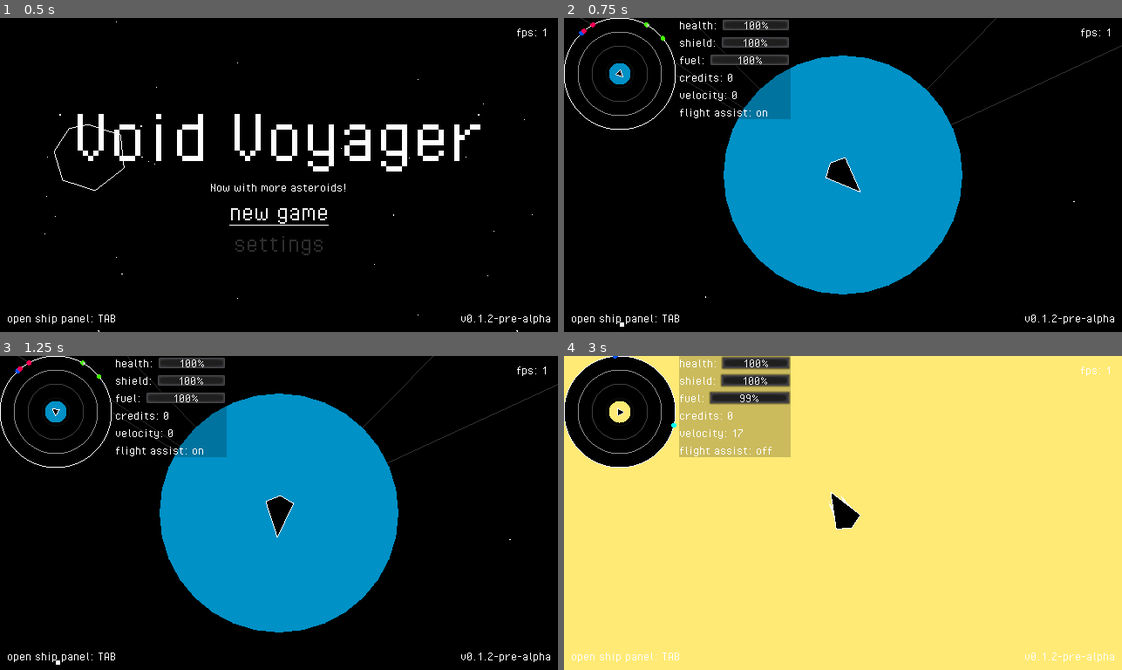
Above: before the commit, frames 1-4 (two rows, left to right).
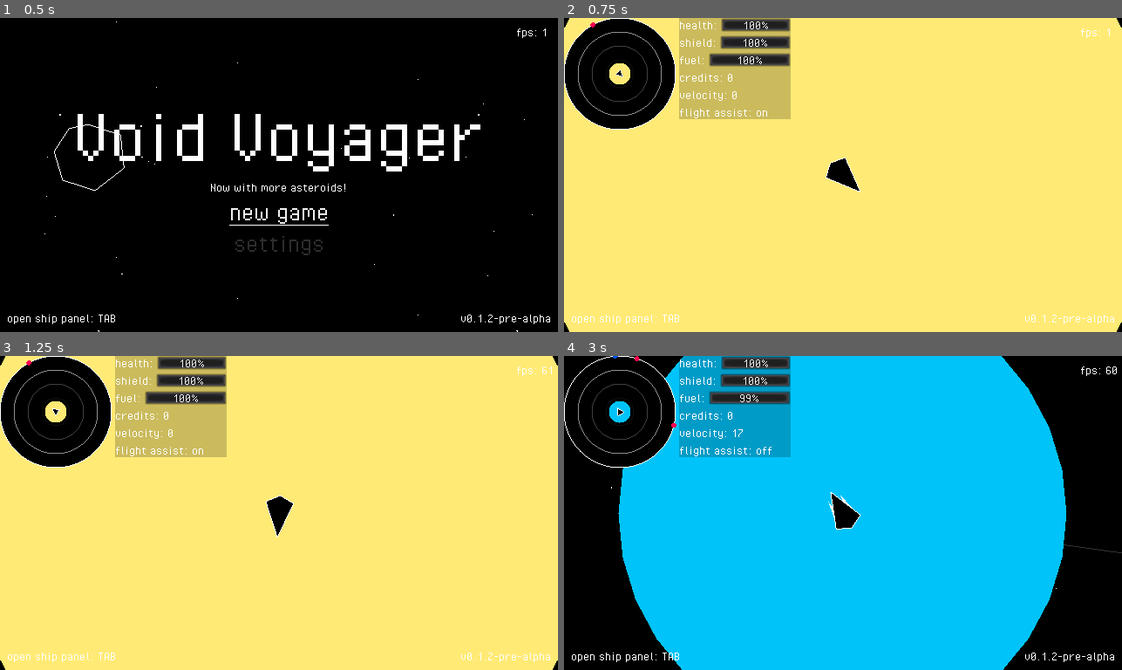
Above: after the commit, the same moments.

Repository: fossqueen/void-voyager-old
Game: Godot game, scene res://main.tscn
Same seed, same stepped clock (60 frames per second), same inputs: the game is played once before the commit and once after it.
Inputs (mouse positions are in pixels of both pictures, inside the frame that each line leads up to):
- Up to frame 1 (0.5 s): no input
- Up to frame 2 (0.75 s): click "new game" at 0.5 s
- Up to frame 3 (1.25 s): no input
- Up to frame 4 (3 s): move the mouse to (843, 513) at 1.27 s; hold D (thrust_right) 1.28-2.03 s; click (843, 513) at 1.35 s; move the mouse to (731, 528) at 2.02 s; hold S (thrust_backward) 2.03-2.78 s; tap Space (flight_assist) at 2.1 s; move the mouse to (898, 443) at 2.77 s; hold D (thrust_right) from 2.78 s (still down); tap J (hyperspace) at 2.85 s

Frame 1 is identical in both runs. In frame 2, 92% of the frame differs, in the area x 0-100%, y 0-100%; in frame 3, 92%; in frame 4, 92%.

Commit message:
Asteroids no longer scale with planets. Tweaked distance values

Diff:
--- a/galaxy/galaxy-generator.gd
+++ b/galaxy/galaxy-generator.gd
@@ -25,11 +25,11 @@
 
 func generate_object(usable_mass: float, planet_name: String, distance: float) -> Dictionary:
 	var mass: float = rand_range(OBJECT_MASS_MIN, OBJECT_MASS_MAX)
-	var radius: float = rand_range(128.00, 512.00)
+	var radius: float = rand_range(128.00, 1024.00)
 	var rings: bool
 	var moons: bool
 	var moon_type: int = 1
-	var moon_distance = rand_range(1500, 2500)
+	var moon_distance = radius * 4
 	var body_distance = distance
 	var type = "Terrestrial" if mass > 256.00 else "Black Hole" if mass > 2000.00 and radius < 132.00 else "Gas Giant"
 	var random_sub_type = int(rand_range(0, 100))
@@ -74,8 +74,8 @@
 	usable_mass -= core_mass
 	var object_ids = []
 	var objects = {}
-	var min_distance = 6000
-	var max_distance = 8000
+	var min_distance = 8000
+	var max_distance = 10000
 	var previous_distance = 0
 	var random_distance
 	while usable_mass  > 0:
--- a/planet/planet-controller.gd
+++ b/planet/planet-controller.gd
@@ -18,24 +18,26 @@
 var center: Vector2 = Vector2(0, 0)
 var color: Color = Color(1, 1, 1, 0.1)
 
-# on ready
-func _ready():
+
+func _ready() -> void:
 	$Body.position.x = distance
 	$Body.scale = Vector2(radius / 512, radius / 512)
 	$Body/GravityField.gravity = radius / 5.22
 
+
 func _enter_tree():
 	Global.planets.append(self)
+
 
 func _exit_tree():
 	Global.planets.erase(self)
 
-# draw guides
-func _draw():
+
+func _draw() -> void:
 	draw_arc(center, distance, 0, deg2rad(360), 256, color)
 	draw_line(center, Vector2(distance, 0), Color(1, 1, 1, 0.2), 1, false)
 
-# physics process
-func _physics_process(delta):
-	rotation += (0.005 + int(1000.0 / int(distance))) * delta
+
+func _physics_process(delta) -> void:
+	rotation += (0.0005 + int(1000.0 / int(distance))) * delta
 	$Body/Sprite.rotation -= (rotation_speed / 48) * delta
--- a/planet/planet.gd
+++ b/planet/planet.gd
@@ -60,9 +60,10 @@
 			add_child(new_clouds)
 	if rings:
 		var spawn_asteroids = asteroid_spawner.instance()
-		spawn_asteroids.radius = Vector2(radius * 2, 0)
-		spawn_asteroids.count = radius * 0.1
-		add_child(spawn_asteroids)
+		spawn_asteroids.radius = Vector2(parent.radius * 3, 0)
+		spawn_asteroids.count = radius * 0.5
+		spawn_asteroids.position.x = parent.distance
+		parent.call_deferred("add_child", spawn_asteroids)
 	if moons:
 		var spawn_moon = moon_spawner.instance()
 		spawn_moon.planet = self
